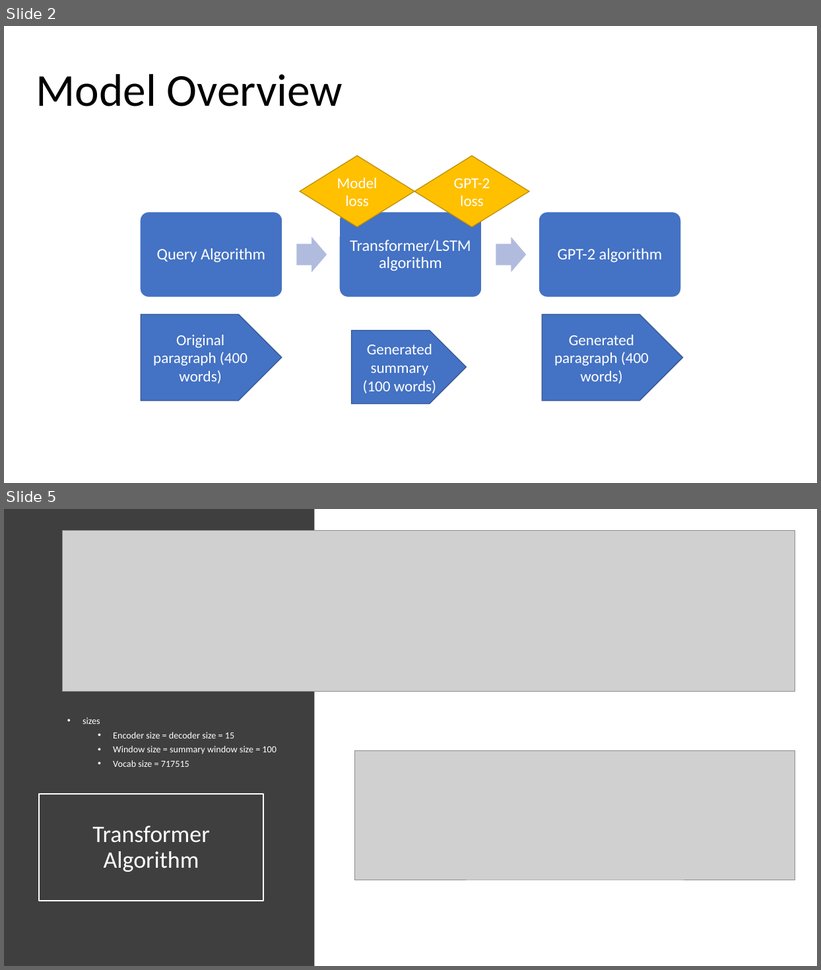
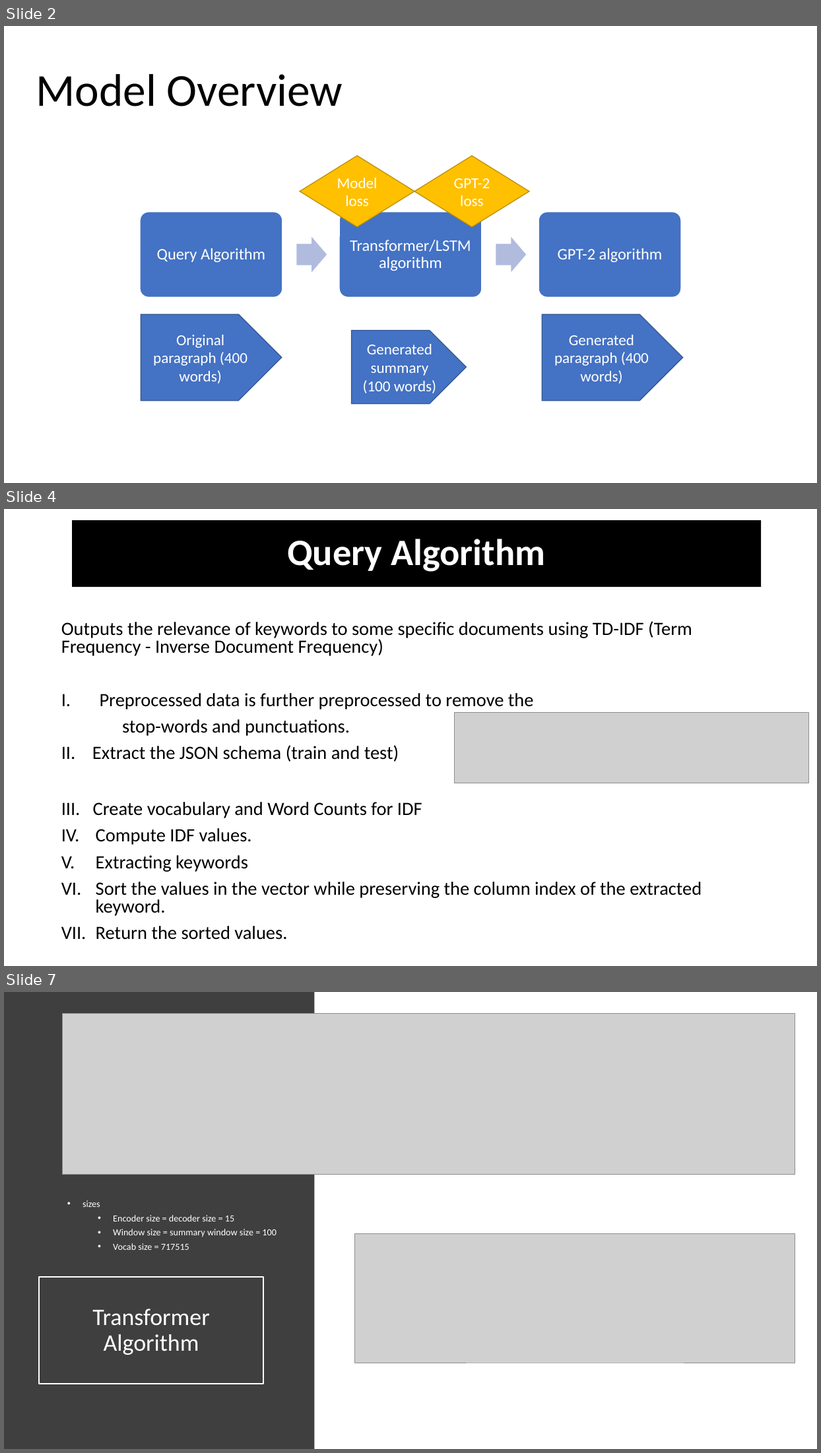
Before and after one commit to HomuraNagato/nerdy_nets, a slide deck: presentation/Nerdy Nets – GPT2.pptx. Shown one above the other, each under a label of ours: slides 2 and 5 before the commit, slides 2, 4 and 7 after it; the slides between them are not shown. The pictures are 821x970 and 821x1453 pixels, drawn with LibreOffice and Linux fonts; fonts in the diff are those of the drawing; grey boxes stand for pictures. Boxes give left, top, right and bottom in pixels: in the first picture for what was removed or moved away, otherwise in the second. Text is boxed around its words. In the diff, an @@ line names an element or a change of style, - is before the commit and + after.

```diff
--- a/presentation/Nerdy Nets – GPT2.pptx
+++ b/presentation/Nerdy Nets – GPT2.pptx
@@ slide 4 added at [4,509,817,966], background #FFFFFF @@
@@ title added at [73,521,762,587], fill #000000, 44 pt, text #FFFFFF, bold @@
+Query Algorithm
@@ text added at [61,621,702,940], 22.2 pt, text #000000 @@
+Outputs the relevance of keywords to some specific documents using TD-IDF (Term Frequency - Inverse Document Frequency)
+I. Preprocessed data is further preprocessed to remove the
+stop-words and punctuations.
+II. Extract the JSON schema (train and test)
+III. Create vocabulary and Word Counts for IDF
+IV. Compute IDF values.
+V. Extracting keywords
+VI. Sort the values in the vector while preserving the column index of the extracted keyword.
+VII. Return the sorted values.
@@ picture added at [455,713,810,784] @@
@@ what was slide 5 is now slide 7 @@
```
Also in this commit, not shown: 1 slide changed, 2 other slides added, 1 slide removed.
